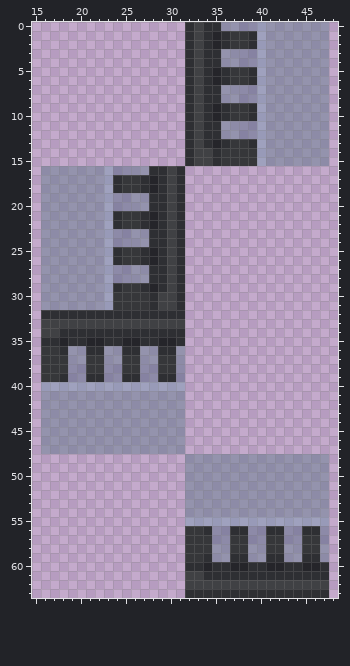
Two states of a pixel-art sprite, Resources/Textures/Structures/Windows/reinforced_window.rsi/rwindow4.png. Above: the version before the commit.
The file is 64x64 pixels. Colours within 5 levels of each other are drawn and written as one. Shown: x 15..48, y 0..63.
And afterwards:
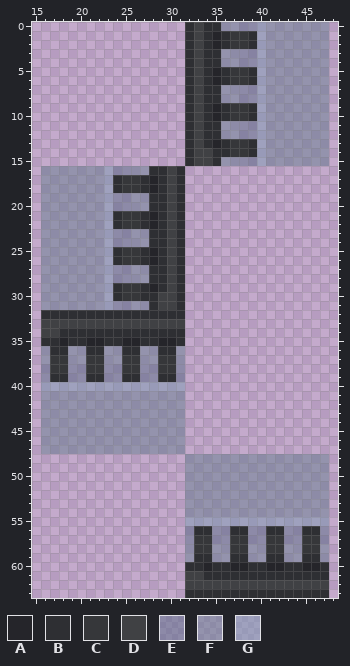
Palette (. is transparent): A #25252a  B #2e2f33  C #36373a  D #404144  E #51668179  F #5f798b79  G #7797af79
Diff:
The edit turns colour C into colour B in row 14 at x 36 and 39; in row 30 at x 24 and 27; in row 36 at x 17; in row 39 at x 17; in row 56 at x 33; in row 59 at x 33.
The edit turns colour C into colour E in row 15 at x 38 to 39; in row 31 at x 24 to 25; in rows 38 to 39 at x 16; in rows 56 to 57 at x 32.
The edit turns colour C into colour F in row 15 at x 36 to 37; in row 31 at x 26 to 27; in rows 36 to 37 at x 16; in rows 58 to 59 at x 32.
Changed places in both pictures, as pixel boxes (x1, y1, x2, y2):
changed: (221, 148, 257, 166)
changed: (113, 292, 149, 310)
changed: (41, 346, 59, 382)
changed: (185, 526, 203, 562)
